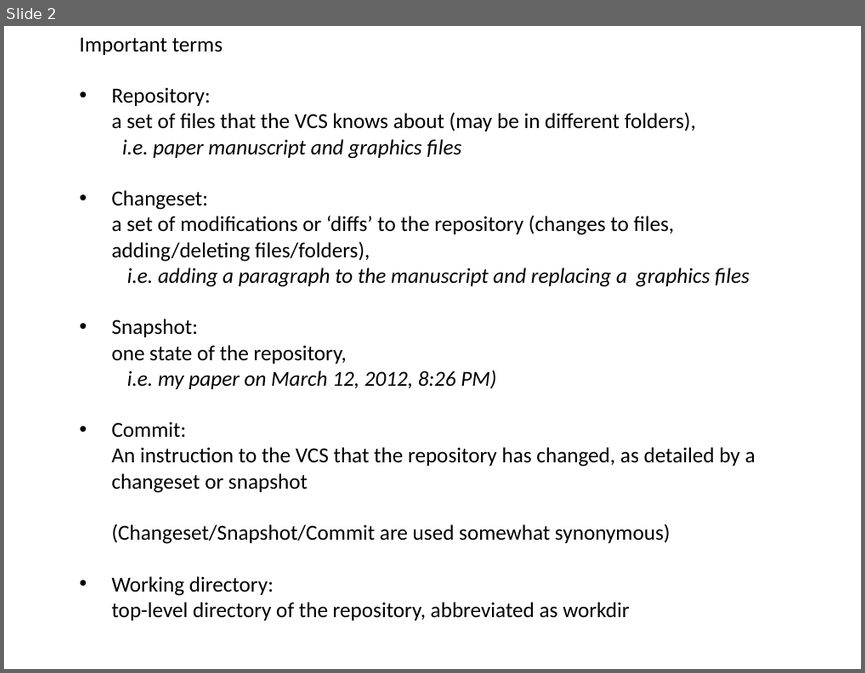
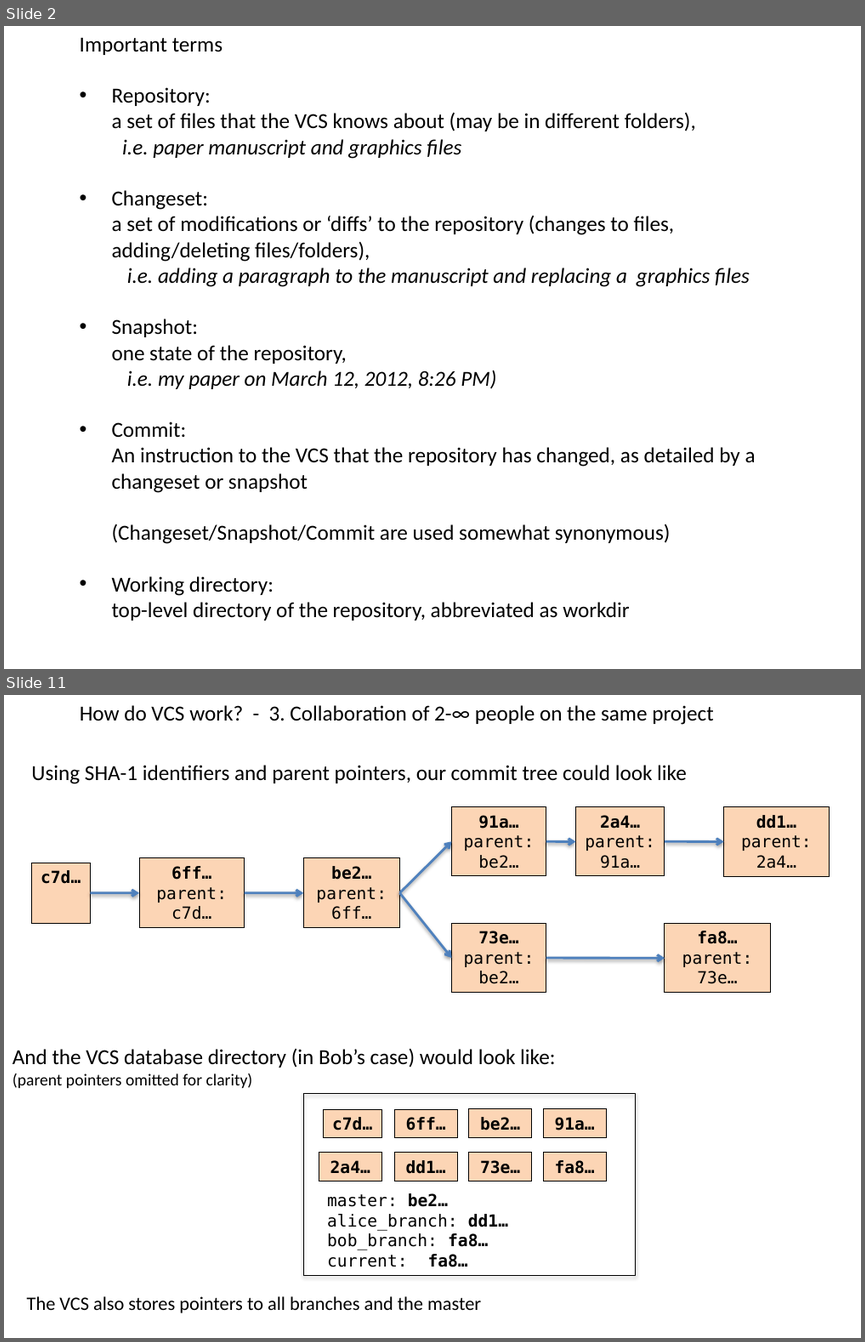
Before and after one commit to flosopher/gittalk, a slide deck: git_python_kurs.pptx. Shown one above the other, each under a label of ours: slide 2 before the commit, slides 2 and 11 after it; the slides between them are not shown. The pictures are 865x673 and 865x1342 pixels, drawn with LibreOffice and Linux fonts; fonts in the diff are those of the drawing. Boxes give left, top, right and bottom in pixels: in the first picture for what was removed or moved away, otherwise in the second. Text is boxed around its words. In the diff, an @@ line names an element or a change of style, - is before the commit and + after.

```diff
--- a/git_python_kurs.pptx
+++ b/git_python_kurs.pptx
@@ slide 11 added at [4, 695, 861, 1338], background #FFFFFF @@
@@ text added at [80, 705, 713, 725], 18 pt, text #000000 @@
+How do VCS work? - 3. Collaboration of 2-∞ people on the same project
@@ text added at [31, 765, 687, 784], 18 pt, text #000000 @@
+Using SHA-1 identifiers and parent pointers, our commit tree could look like
@@ group added at [31, 807, 829, 993]: 8 rectangles, 7 arrows @@
+c7d…
+6ff…
+parent: c7d…
+be2…
+parent: 6ff…
+91a…
+parent: be2…
+2a4…
+parent: 91a…
+dd1…
+parent: 2a4…
+73e…
+parent: be2…
+fa8…
+parent: 73e…
@@ text added at [12, 1049, 555, 1088], 18 pt, text #000000 @@
+And the VCS database directory (in Bob’s case) would look like:
+(parent pointers omitted for clarity)
@@ group added at [303, 1094, 635, 1275]: 9 rectangles, 1 text @@
+c7d…
+6ff…
+be2…
+2a4…
+dd1…
+73e…
+fa8…
+91a…
+master: be2…
+alice_branch: dd1…
+bob_branch: fa8…
+current: fa8…
@@ text added at [27, 1296, 481, 1313], 16 pt, text #000000 @@
+The VCS also stores pointers to all branches and the master
```
Also in this commit, not shown: 8 slides changed, 6 other slides added, 3 slides removed.
